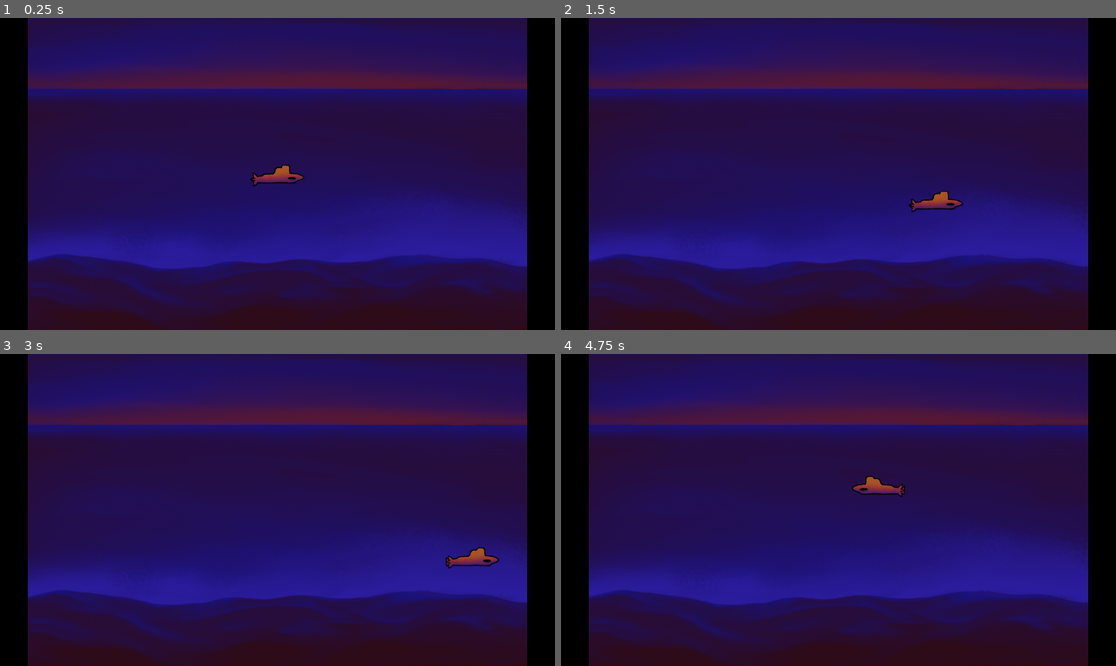
Above: before the commit, frames 1-4 (two rows, left to right).
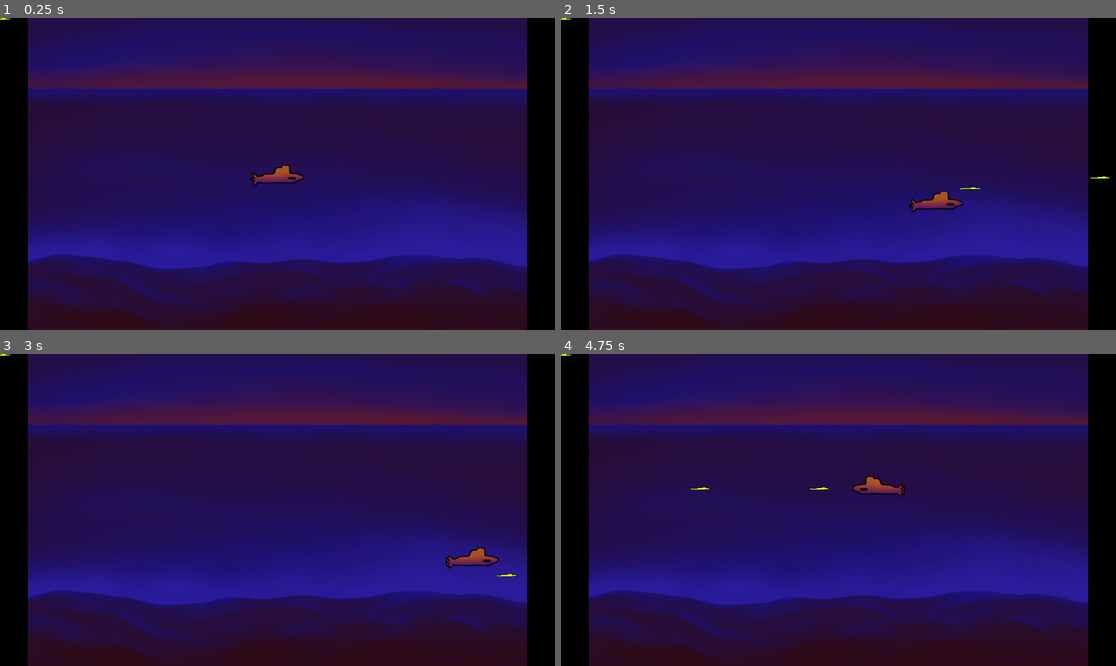
Above: after the commit, the same moments.

Repository: bakdorl/Seaquest
Game: Godot game, scene res://ocean.tscn
The game is run twice, just before and just after one commit, with the same random seed, the same clock (stepped at 60 frames per second) and the same inputs.
Inputs:
- Up to frame 1 (0.25 s): no input
- Up to frame 2 (1.5 s): tap Enter at 0.5 s; hold D (right) 0.53-1.28 s; tap Space (shoot) at 0.6, 1.35 s; hold S (down) from 1.28 s (still down)
- Up to frame 3 (3 s): release S (down) at 2.03 s; hold D (right) 2.03-2.78 s; tap Space (shoot) at 2.1, 2.85 s; hold W (up) from 2.78 s (still down)
- Up to frame 4 (4.75 s): release W (up) at 3.53 s; hold A (left) from 3.53 s (still down); tap Space (shoot) at 3.6, 4.35 s

The runs differ from the first frame. In frame 1, less than 0.1% of the frame differs, in the area x 0-2%, y 0-1%; in frame 2, less than 0.1%, in the area x 0-100%, y 0-56%; in frame 3, less than 0.1%; in frame 4, less than 0.1%.
Error before the commit: Cannot call method 'instantiate' on a null value. (res://player/scripts/submarine.gd:47)

Commit message:
tiro do submarino funcionando

Diff:
--- a/ocean.tscn
+++ b/ocean.tscn
@@ -7,6 +7,7 @@
 [node name="Ocean" type="Node2D" unique_id=1879437640]
 
 [node name="Submarine" parent="." unique_id=579768933 instance=ExtResource("1_tiovm")]
+z_index = 1
 position = Vector2(961, 549)
 input_pickable = true
 
--- a/player/scripts/submarine.gd
+++ b/player/scripts/submarine.gd
@@ -1,8 +1,9 @@
 extends CharacterBody2D
 
+@onready var projectile_scene = load ("res://projectile_scene.tscn")
 
 const SPEED = 450.0
-
+var projectile_direction = Vector2(1.0, 0.0)
 func _ready():
 	$AnimatedSprite2D.play("default")
 
@@ -12,12 +13,12 @@
 
 	if Input.is_action_pressed("right"):
 		direction.x += 1
+		projectile_direction.x = direction.x
 		$AnimatedSprite2D.flip_h = false
-		#$Sprite2D.flip_h = false
 	if Input.is_action_pressed("left"):
 		direction.x -= 1
+		projectile_direction.x = direction.x
 		$AnimatedSprite2D.flip_h = true
-		#$Sprite2D.flip_h = true
 	if Input.is_action_pressed("down"):
 		direction.y += 1
 	if Input.is_action_pressed("up"):
@@ -34,16 +35,12 @@
 	position.y = clamp(global_position.y, 255, 800)
 
 
-
-
-
-@export var projectile_scene: PackedScene
-
 func _process(delta):
 	if Input.is_action_just_pressed("shoot"):
 		shoot()
 
 func shoot():
 	var projectile = projectile_scene.instantiate()
-	projectile.position = $Muzzle.global_position
+	projectile.position = global_position
+	projectile.direction.x = projectile_direction.x
 	get_tree().current_scene.add_child(projectile)
--- a/project.godot
+++ b/project.godot
@@ -77,6 +77,7 @@
 shoot={
 "deadzone": 0.2,
 "events": [Object(InputEventKey,"resource_local_to_scene":false,"resource_name":"","device":-1,"window_id":0,"alt_press …(191 unchanged characters)…
+, Object(InputEventMouseButton,"resource_local_to_scene":false,"resource_name":"","device":-1,"window_id":0,"alt_pressed":false,"shift_pressed":false,"ctrl_pressed":false,"meta_pressed":false,"button_mask":1,"position":Vector2(314, 29),"global_position":Vector2(328, 102),"factor":1.0,"button_index":1,"canceled":false,"pressed":true,"double_click":false,"script":null)
 ]
 }
 
--- a/projectile.gd
+++ /dev/null
@@ -1,6 +0,0 @@
-extends CharacterBody2D
-
-@export var speed = 400
-
-func _process(delta):
-	position.x += speed * delta
--- a/projectile/projectile.gd
+++ b/projectile/projectile.gd
@@ -1,6 +1,12 @@
 extends Area2D
 
-@export var speed = 400
+@export var speed = 1000
+var direction = Vector2.ZERO
 
 func _process(delta):
-	position.x += speed * delta
+	position.x += speed * delta * direction.x
+
+
+func _on_visible_on_screen_notifier_2d_screen_exited() -> void:
+	queue_free()
+	pass
--- a/projectile_scene.tscn
+++ b/projectile_scene.tscn
@@ -1,13 +1,24 @@
 [gd_scene format=3 uid="uid://dfhi7x6kg1gry"]
 
 [ext_resource type="Script" uid="uid://c2g8caax1c80h" path="res://projectile/projectile.gd" id="1_ggcku"]
+[ext_resource type="Texture2D" uid="uid://dijhxshgjsfgc" path="res://projectile/Captura de tela 2026-03-11 144653.png" id="2_dkkfy"]
 
-[sub_resource type="CapsuleShape2D" id="CapsuleShape2D_dkkfy"]
+[sub_resource type="RectangleShape2D" id="RectangleShape2D_dkkfy"]
+size = Vector2(72, 8)
 
 [node name="projectile" type="Area2D" unique_id=314485621]
 script = ExtResource("1_ggcku")
 
 [node name="Sprite2D" type="Sprite2D" parent="." unique_id=212251101]
+position = Vector2(0.75, 3.25)
+scale = Vector2(0.25609756, 0.07943925)
+texture = ExtResource("2_dkkfy")
 
 [node name="CollisionShape2D" type="CollisionShape2D" parent="." unique_id=265021841]
-shape = SubResource("CapsuleShape2D_dkkfy")
+position = Vector2(-0.25, 3.25)
+shape = SubResource("RectangleShape2D_dkkfy")
+
+[node name="VisibleOnScreenNotifier2D" type="VisibleOnScreenNotifier2D" parent="." unique_id=1039626323]
+position = Vector2(0, 4)
+
+[connection signal="screen_exited" from="VisibleOnScreenNotifier2D" to="." method="_on_visible_on_screen_notifier_2d_screen_exited"]
--- a/submarine.tscn
+++ b/submarine.tscn
@@ -47,6 +47,3 @@
 sprite_frames = SubResource("SpriteFrames_k4f85")
 frame = 2
 frame_progress = 0.42356876
-
-[node name="Marker2D" type="Marker2D" parent="." unique_id=29690212]
-position = Vector2(61, 19)
Not shown, removed: projectile.gd.uid
